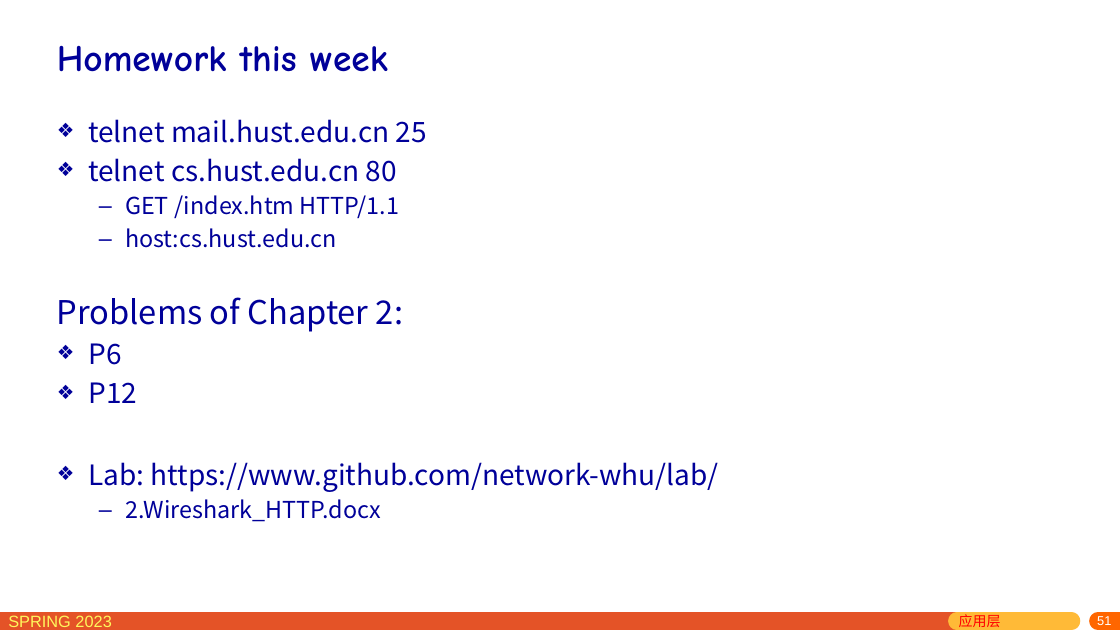
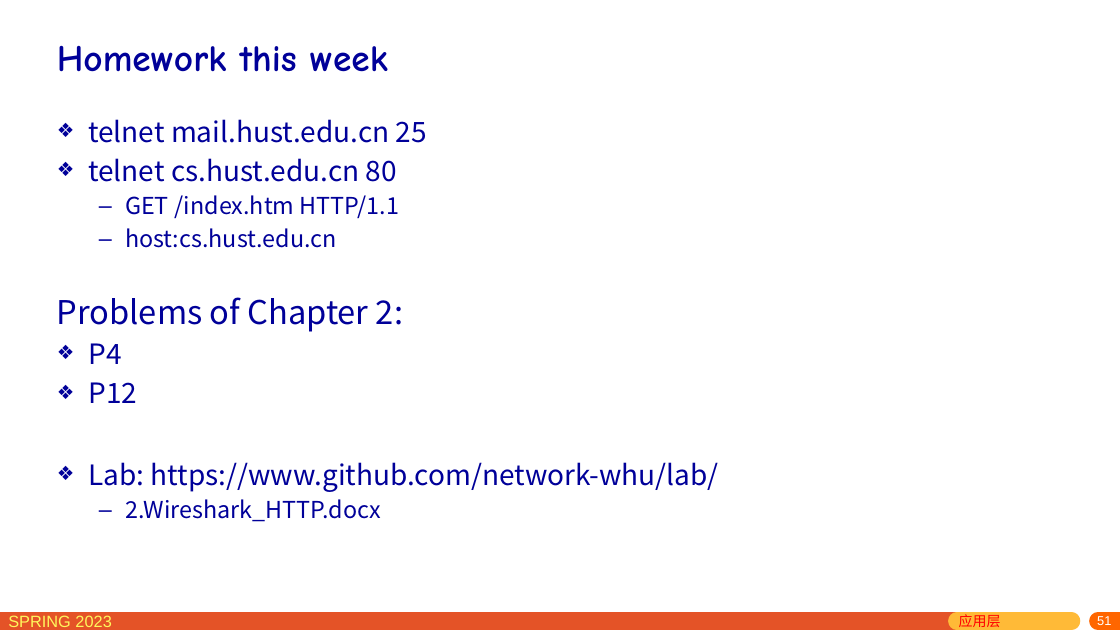
Before and after one commit to network-whu/slides, a slide deck: slide 51 of pptx/chapter2.pptx. Drawn at 1120x630 pixels with LibreOffice and Linux fonts; fonts in the diff are those of the drawing. Boxes give left, top, right and bottom in pixels: in the first picture for what was removed or moved away, otherwise in the second. Text is boxed around its words. In the diff, an @@ line names an element or a change of style, - is before the commit and + after.

Commit message:
week 4

```diff
--- a/pptx/chapter2.pptx
+++ b/pptx/chapter2.pptx
@@ text at [88, 343, 121, 364]: text changed @@
-❖ P6
+❖ P4
```
Also in this commit, not shown: 28 other slides changed.
